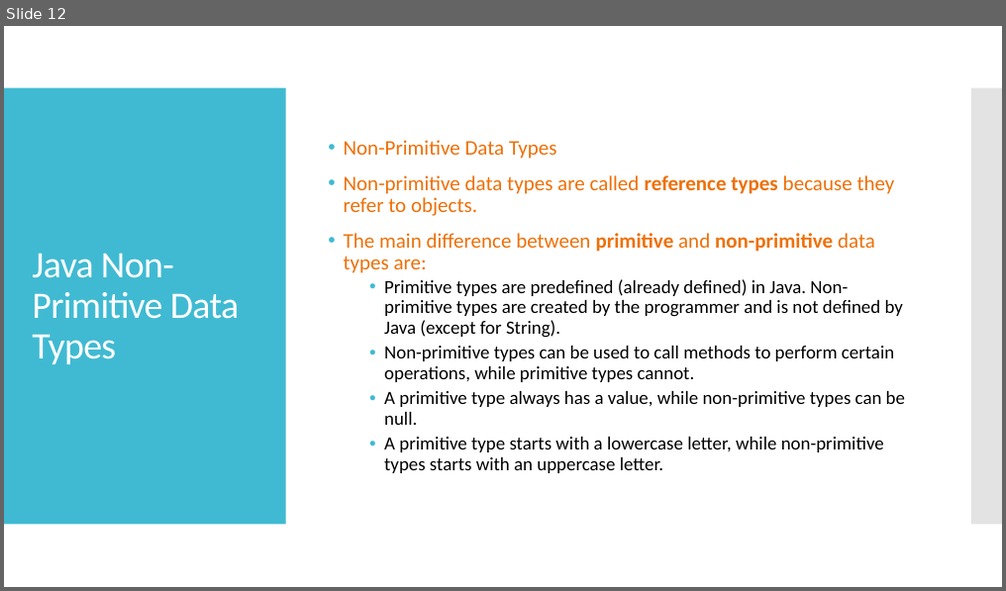
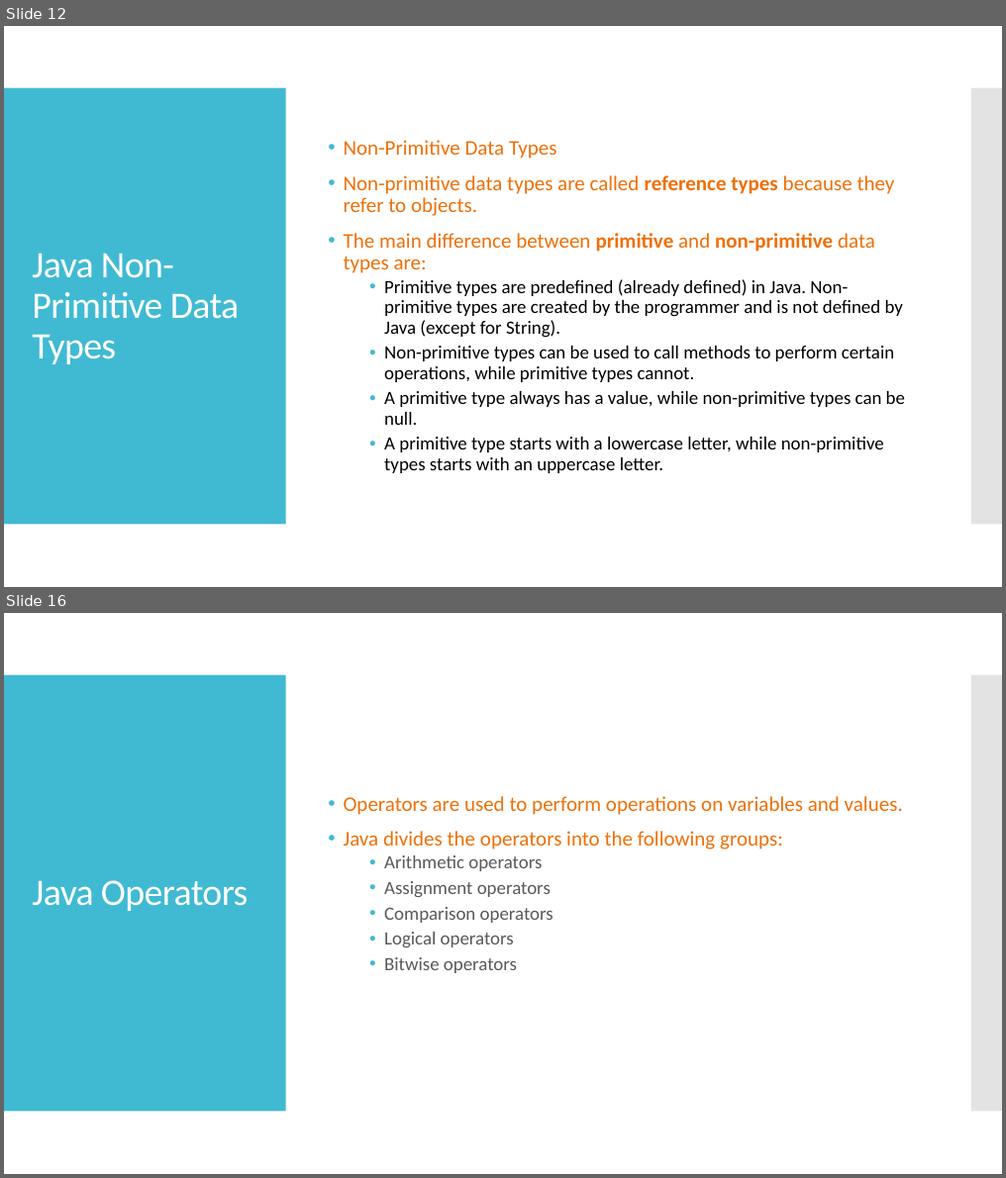
Before and after one commit to huutriGh/mnl_java, a slide deck: Java_day_2.pptx. Shown one above the other, each under a label of ours: slide 12 before the commit, slides 12 and 16 after it; the slides between them are not shown. The pictures are 1006x591 and 1006x1178 pixels, drawn with LibreOffice and Linux fonts; fonts in the diff are those of the drawing. Boxes give left, top, right and bottom in pixels: in the first picture for what was removed or moved away, otherwise in the second. Text is boxed around its words. In the diff, an @@ line names an element or a change of style, - is before the commit and + after.

Commit message:
update java_day2

```diff
--- a/Java_day_2.pptx
+++ b/Java_day_2.pptx
@@ slide 16 added at (4,613,1002,1174), background #FFFFFF; not listed: 2 template elements that a slide beside it also shows @@
@@ text added at (344,796,903,973), 20 pt, text #EE7008 @@
+• Operators are used to perform operations on variables and values.
+• Java divides the operators into the following groups:
+  • Arithmetic operators
+  • Assignment operators
+  • Comparison operators
+  • Logical operators
+  • Bitwise operators
@@ title added at (32,880,248,911), 36 pt, text #FFFFFF @@
+Java Operators
```
Also in this commit, not shown: 7 other slides added.
